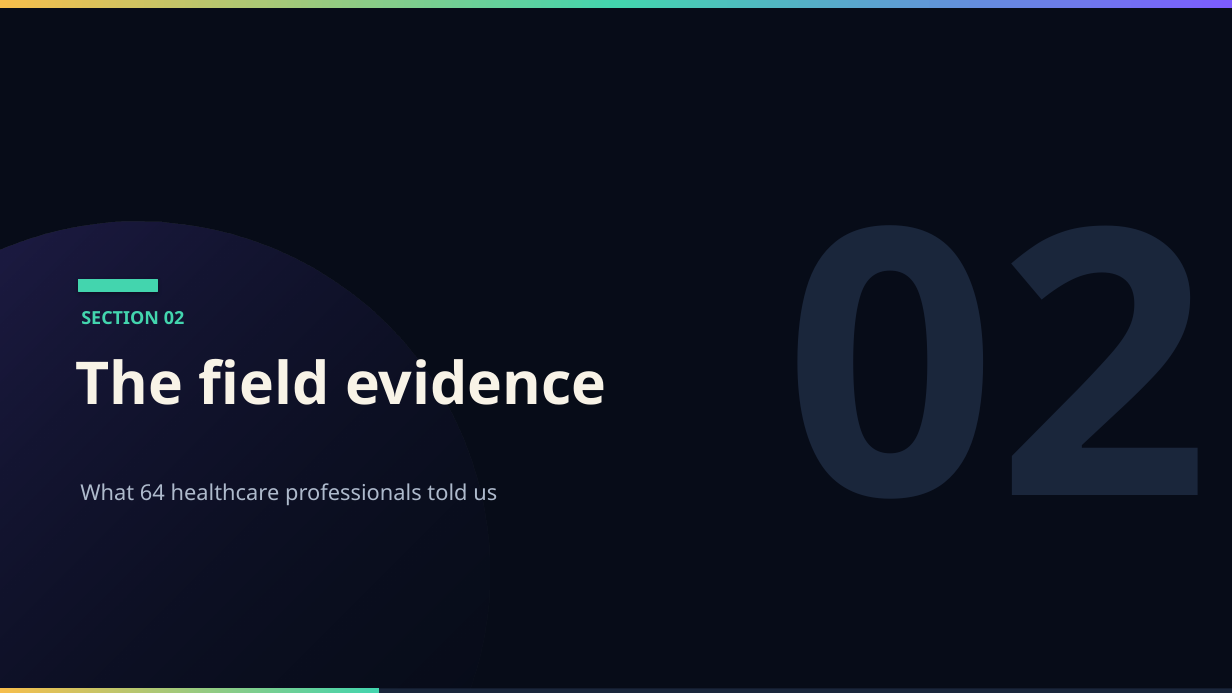
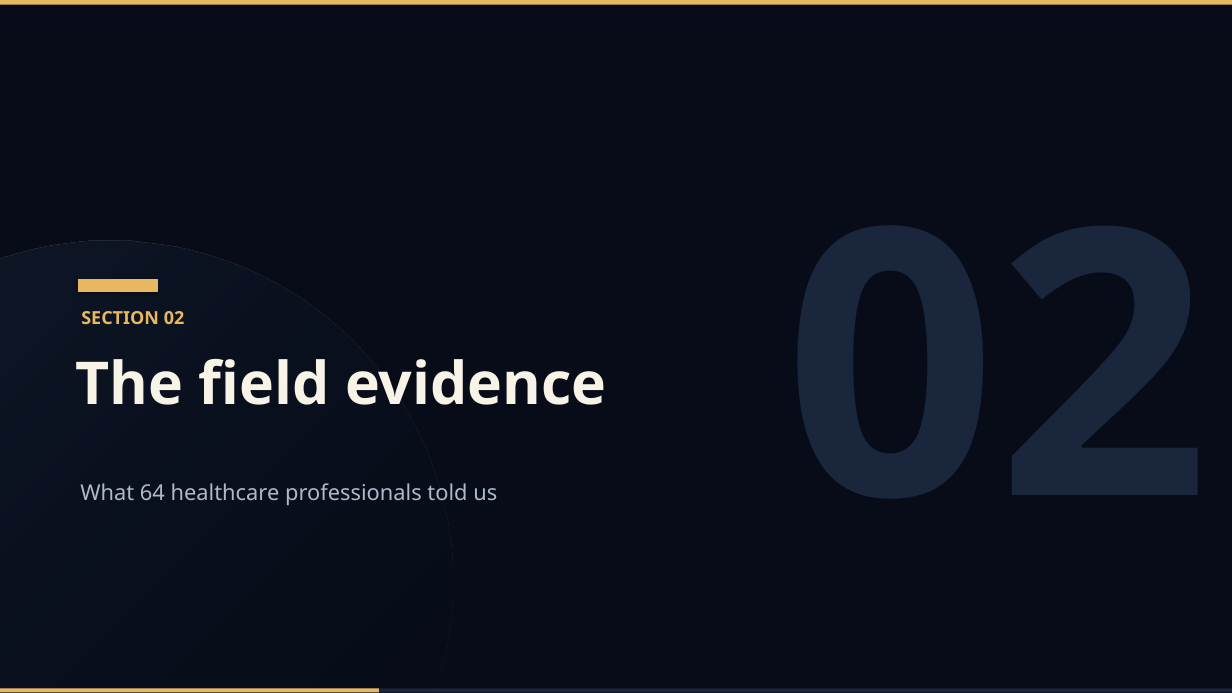
Before and after one commit to lesnargitonga/MediMatch, a slide deck: slide 4 of presentation/MediMatch_Conference_Deck.pptx. Drawn at 1232x693 pixels with LibreOffice and Linux fonts; fonts in the diff are those of the drawing. Boxes give left, top, right and bottom in pixels: in the first picture for what was removed or moved away, otherwise in the second. Text is boxed around its words. In the diff, an @@ line names an element or a change of style, - is before the commit and + after.

```diff
--- a/presentation/MediMatch_Conference_Deck.pptx
+++ b/presentation/MediMatch_Conference_Deck.pptx
@@ rectangle at box(0, 0, 1232, 5): fill gradient #F6BE4C to #43D5AE to #7C5CFF to #E8B860 @@
@@ ellipse: place and size @@
-ellipse at box(0, 222, 490, 693)
+ellipse at box(0, 240, 453, 693)
@@ ellipse at box(0, 240, 453, 693): fill gradient #7C5CFF to #070C18 to gradient #1A263C to #070C18 @@
@@ rectangle at box(79, 279, 157, 291): fill #43D5AE to #E8B860; outline #43D5AE 0.75 pt to #E8B860 0.75 pt @@
@@ text "SECTION 02" at box(81, 311, 185, 324): text colour #43D5AE to #E8B860 @@
@@ rectangle at box(0, 689, 379, 692): fill gradient #F6BE4C to #43D5AE to #E8B860 @@
```
Also in this commit, not shown: 12 other slides changed, 2 other files.
